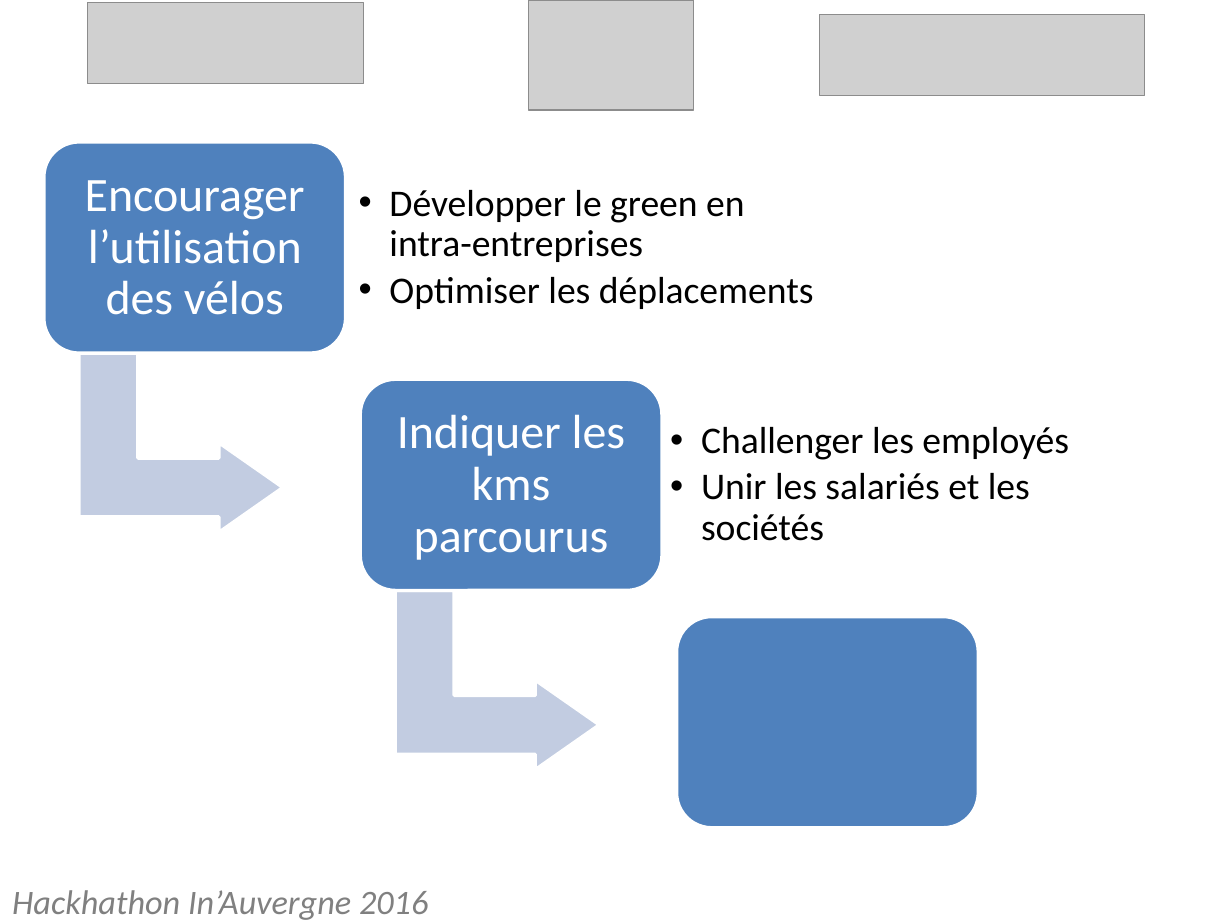
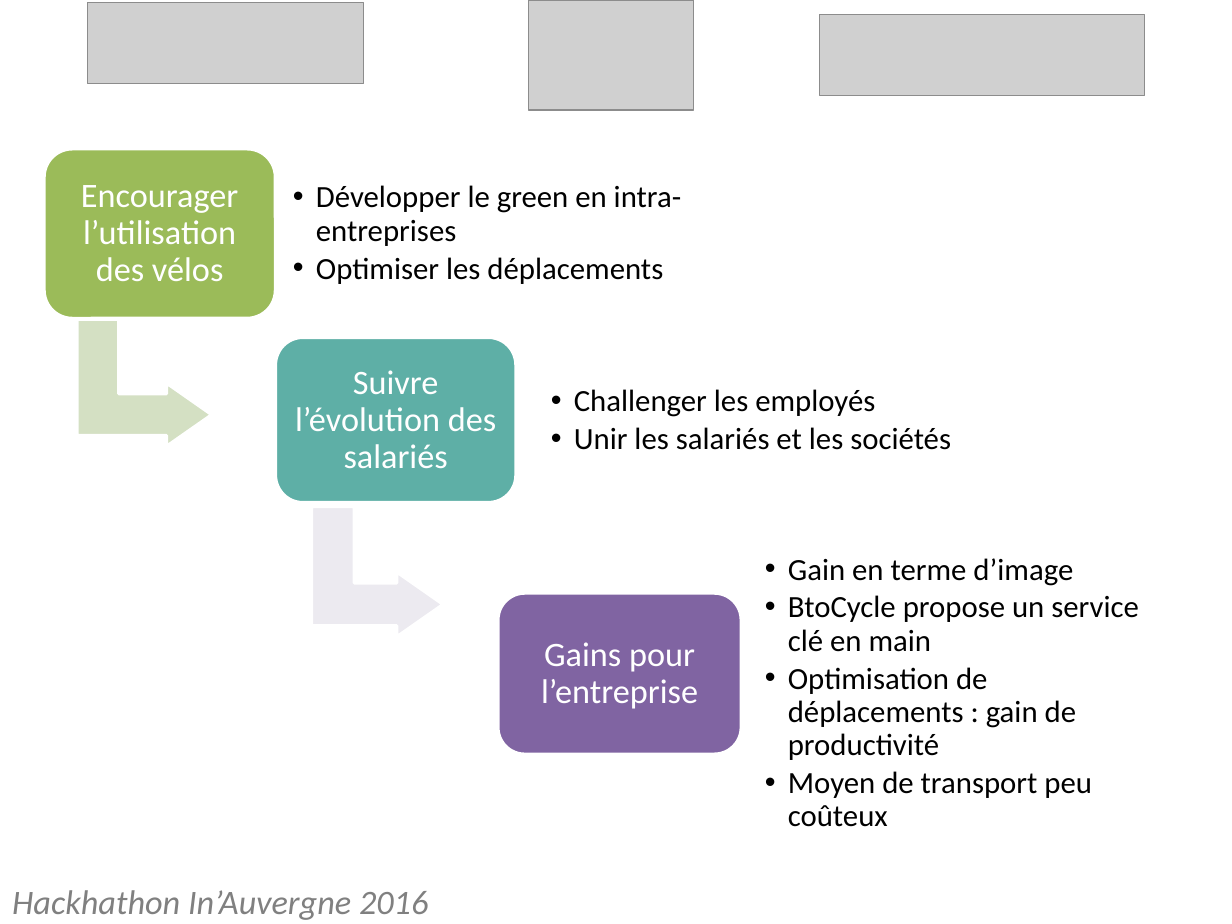
Before and after one commit to JulienUsson/hackathon-BtoCycle, a slide deck: slide 3 of Présentation.pptx. Drawn at 1232x924 pixels with LibreOffice and Linux fonts; fonts in the diff are those of the drawing; grey boxes stand for pictures. Boxes give left, top, right and bottom in pixels: in the first picture for what was removed or moved away, otherwise in the second. Text is boxed around its words. In the diff, an @@ line names an element or a change of style, - is before the commit and + after.

```diff
--- a/Présentation.pptx
+++ b/Présentation.pptx
@@ rounded rectangle: place and size @@
-rounded rectangle at [44, 142, 346, 352]
+rounded rectangle at [44, 149, 276, 319]
@@ rounded rectangle at [44, 149, 276, 319]: fill #4F81BD to #9BBB59 @@
@@ text "Encourager l’utilisation des vélos" at [81, 185, 238, 281]: size 28 to 20 pt; less space between paragraphs @@
@@ text "Développer le green en intra-entreprises": place and size @@
-text "Développer le green en intra-entreprises" at [389, 190, 814, 309]
+text "Développer le green en intra-entreprises" at [316, 185, 682, 284]
@@ text "Développer le green en intra-entreprises" at [316, 185, 682, 284]: size 22 to 18 pt; indent changed @@
@@ bent up arrow: place and size @@
-bent up arrow at [79, 354, 283, 533]
+bent up arrow at [77, 320, 213, 447]
@@ bent up arrow at [77, 320, 213, 447]: fill #C2CDE1 to #D5E0C4 @@
@@ text "Challenger les employés" at [574, 389, 951, 450]: size 22 to 18 pt; indent changed @@
@@ text "Challenger les employés": place and size @@
-text "Challenger les employés" at [701, 427, 1069, 541]
+text "Challenger les employés" at [574, 389, 951, 450]
@@ group added at [276, 338, 1139, 827]: 3 texts, 2 rounded rectangles, 1 bent up arrow @@
+Suivre l’évolution des salariés
+Gains pour l’entreprise
+  •• Gain en terme d’image
+  •• BtoCycle propose un service clé en main
+  •• Optimisation de déplacements : gain de productivité
+  •• Moyen de transport peu coûteux
@@ group removed at [360, 379, 978, 827]: 2 rounded rectangles, 1 bent up arrow, 1 text @@
-Indiquer les kms parcourus
```
Also in this commit, not shown: 4 other slides changed.
